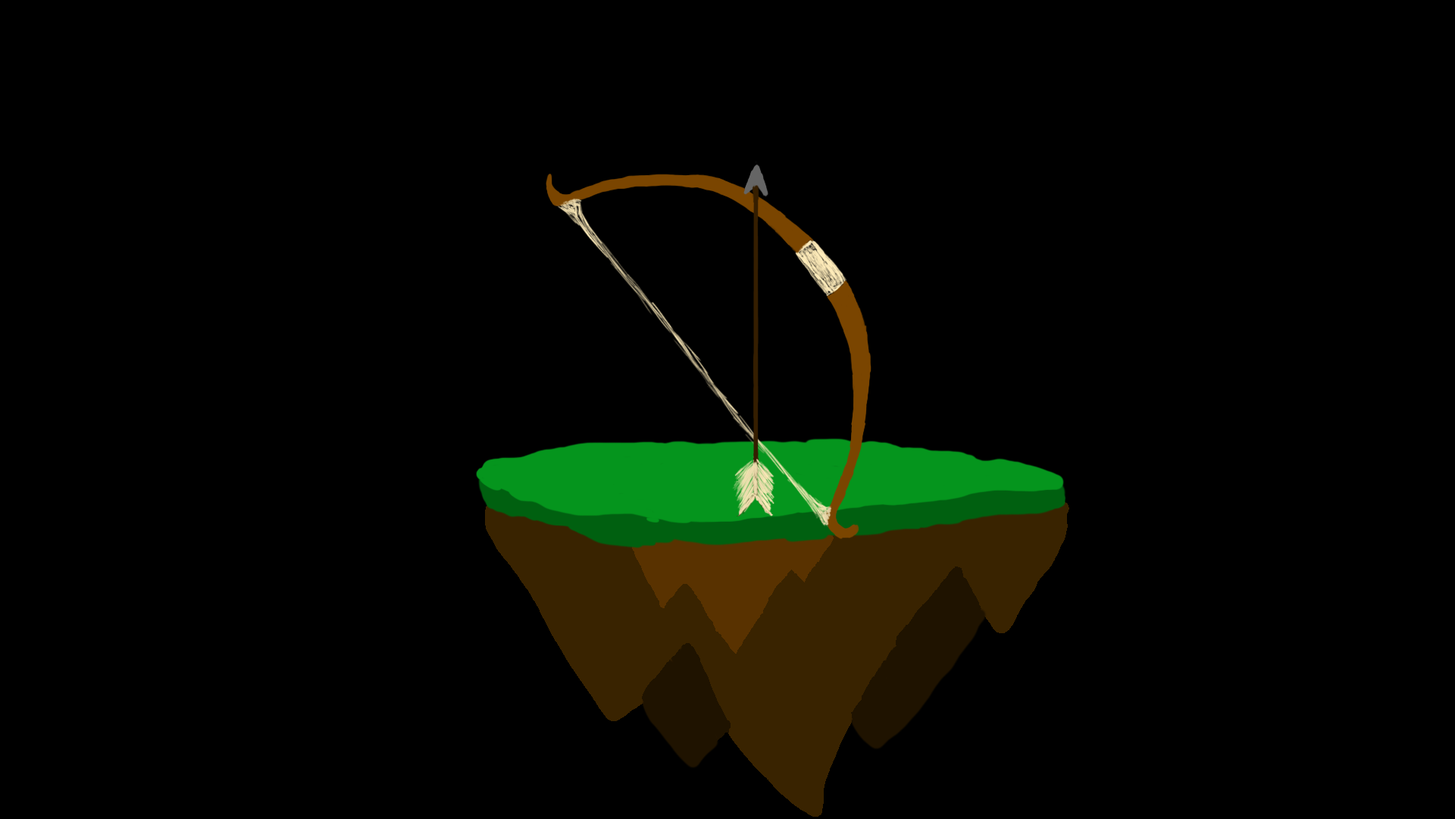
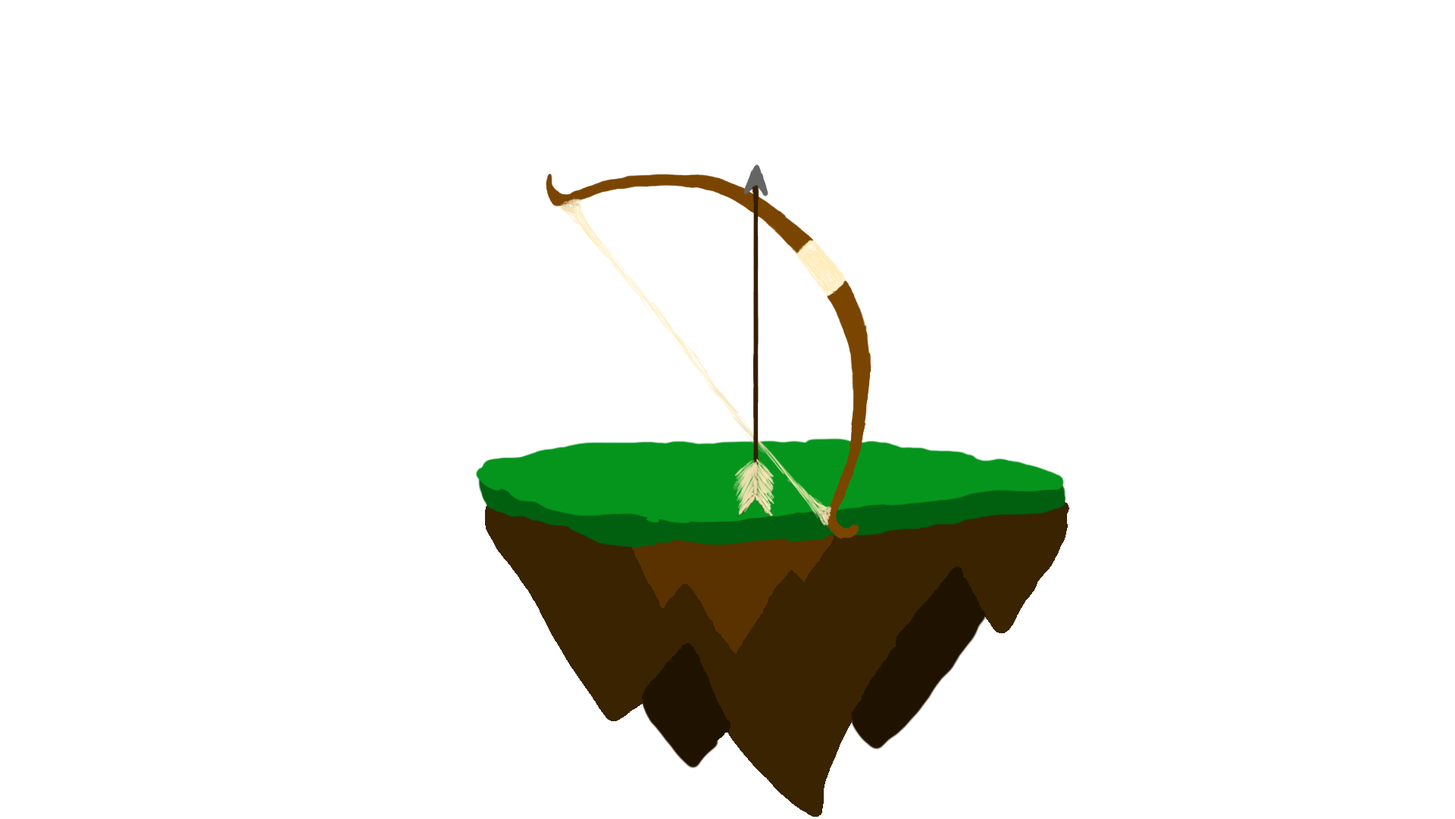
Comparing the layer stacks of the two (1455, 819) images. Changes:
hid "Layer 13" over bbox(0, 0, 1455, 819)
